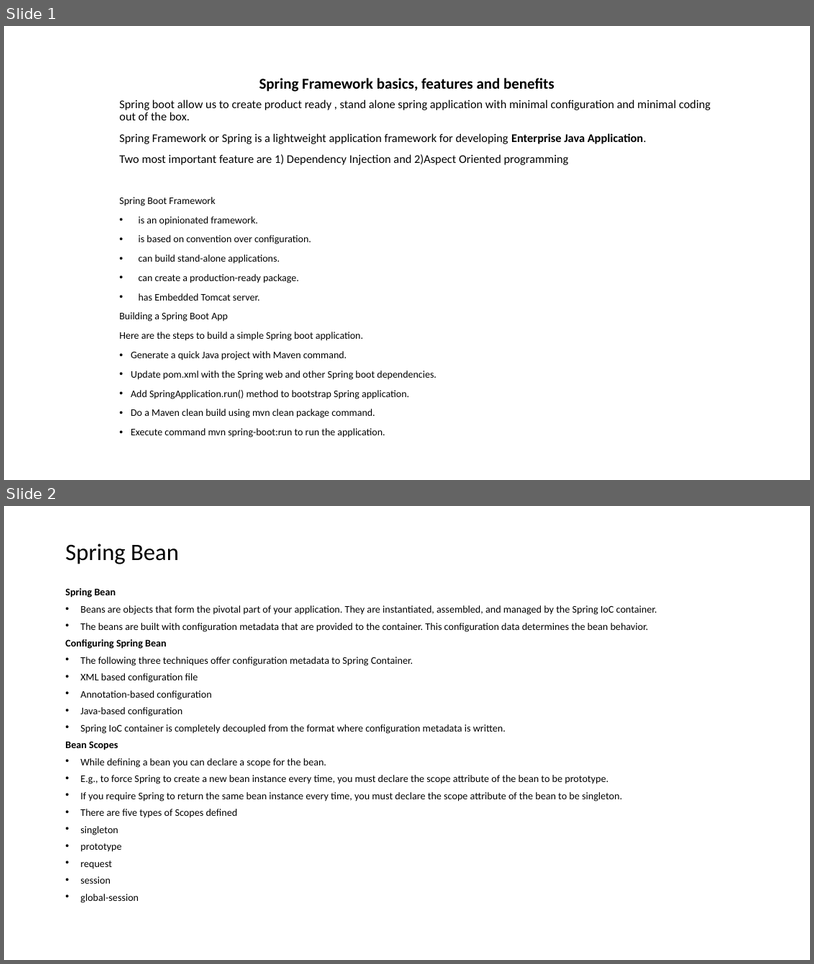
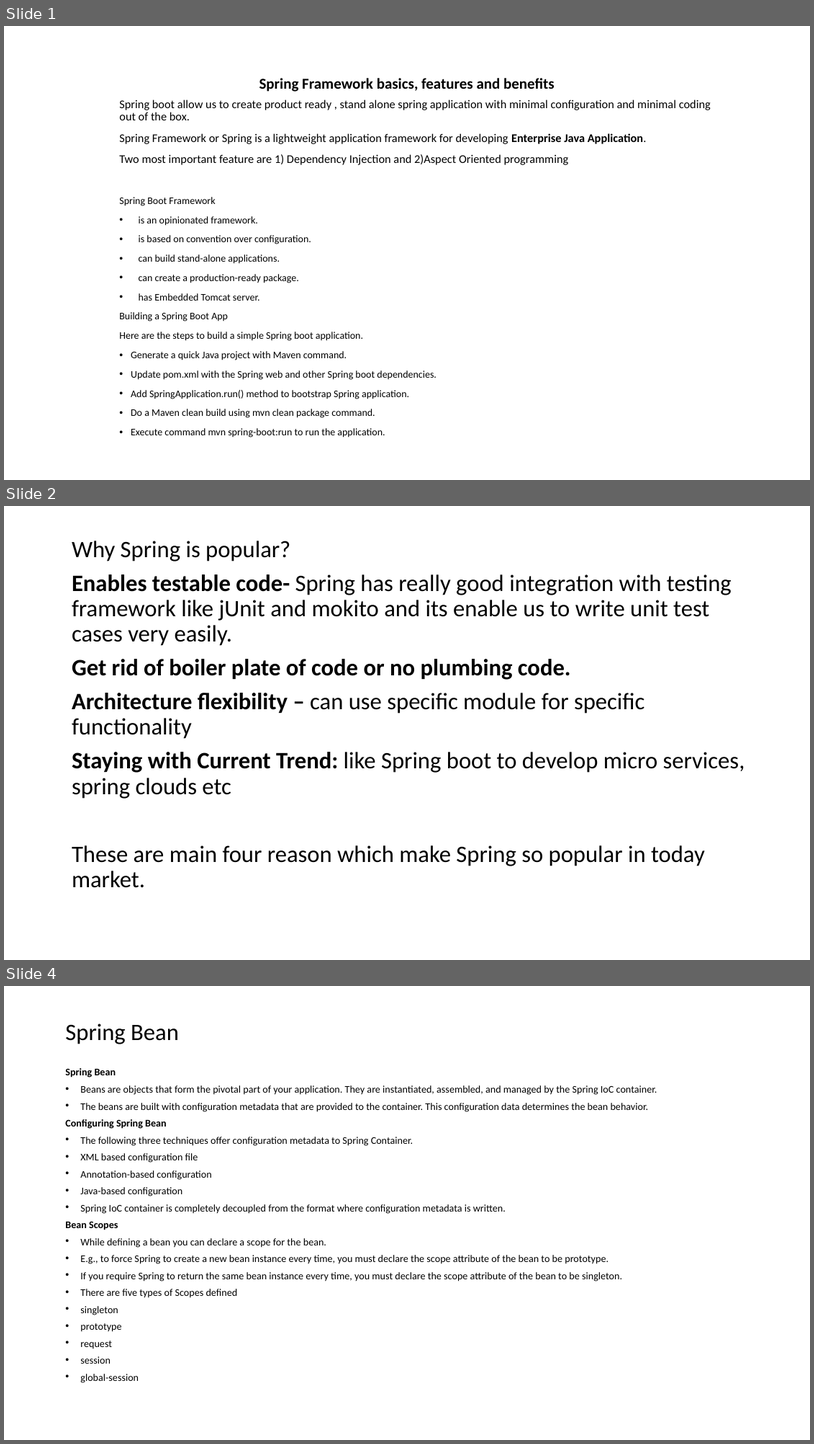
Before and after one commit to shi514652697/Resources, a slide deck: SpringBootPPT/Spring_Boot_Basic.pptx. Shown one above the other, each under a label of ours: slides 1 and 2 before the commit, slides 1, 2 and 4 after it; the slides between them are not shown. The pictures are 814x964 and 814x1444 pixels, drawn with LibreOffice and Linux fonts; fonts in the diff are those of the drawing. Boxes give left, top, right and bottom in pixels: in the first picture for what was removed or moved away, otherwise in the second. Text is boxed around its words. In the diff, an @@ line names an element or a change of style, - is before the commit and + after.

```diff
--- a/SpringBootPPT/Spring_Boot_Basic.pptx
+++ b/SpringBootPPT/Spring_Boot_Basic.pptx
@@ slide 2 added at [4, 506, 810, 960], background #FFFFFF @@
@@ text added at [72, 541, 746, 888], 28 pt, text #000000 @@
+Why Spring is popular?
+Enables testable code- Spring has really good integration with testing framework like jUnit and mokito and its enable us to write unit test cases very easily.
+Get rid of boiler plate of code or no plumbing code.
+Architecture flexibility – can use specific module for specific functionality
+Staying with Current Trend: like Spring boot to develop micro services, spring clouds etc
+These are main four reason which make Spring so popular in today market.
@@ what was slide 2 is now slide 4 @@
```
Also in this commit, not shown: 1 other slide added.
